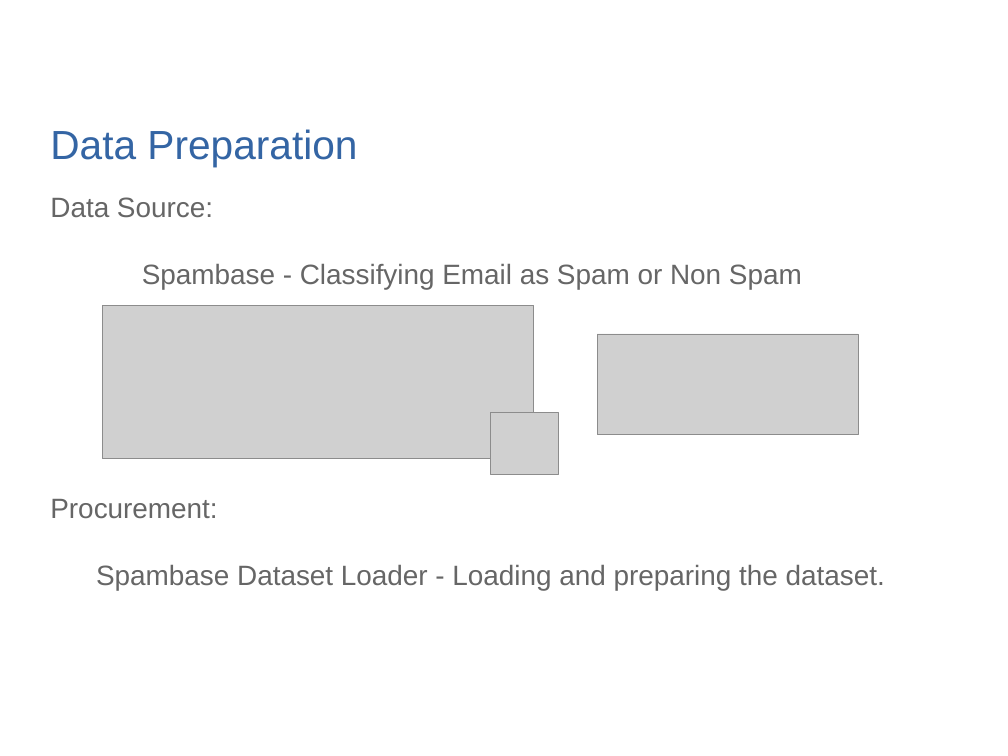
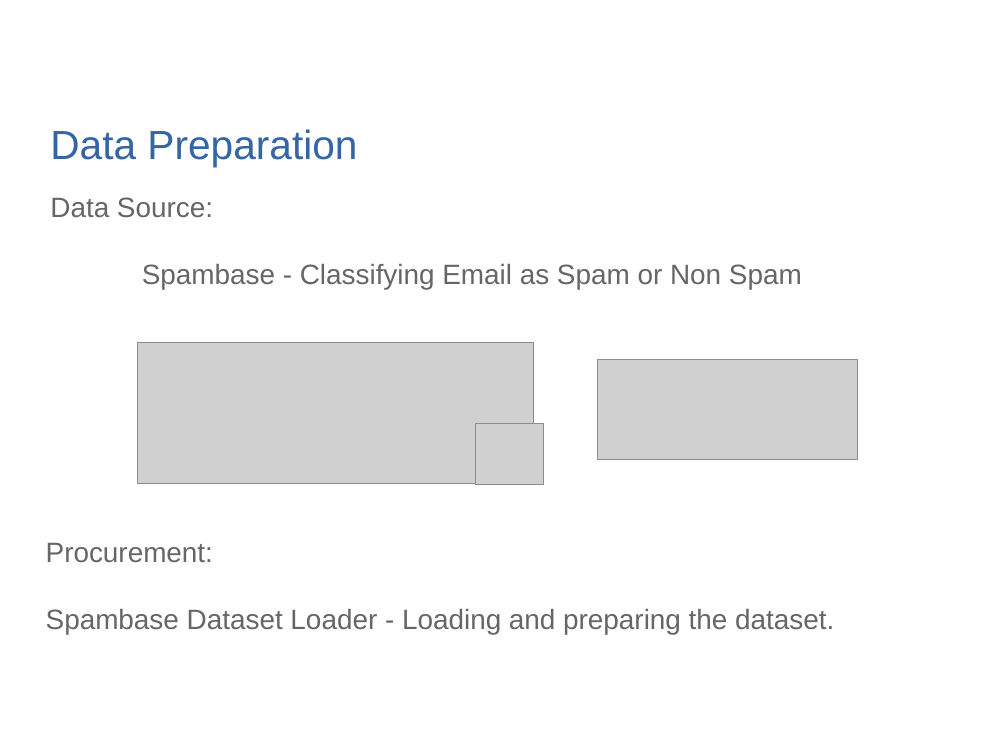
Before and after one commit to quickheaven/scs-3251-statistics-for-data-science, a slide deck: slide 3 of documents/Spam Email Classification - Arjie Cristobal.pptx. Drawn at 1008x756 pixels with LibreOffice and Linux fonts; fonts in the diff are those of the drawing; grey boxes stand for pictures; background and template pictures are left out. Boxes give left, top, right and bottom in pixels: in the first picture for what was removed or moved away, otherwise in the second. Text is boxed around its words. In the diff, an @@ line names an element or a change of style, - is before the commit and + after.

```diff
--- a/documents/Spam Email Classification - Arjie Cristobal.pptx
+++ b/documents/Spam Email Classification - Arjie Cristobal.pptx
@@ picture: place and size @@
-picture at (102, 306, 534, 459)
+picture at (137, 343, 534, 484)
@@ picture: place and size @@
-picture at (597, 334, 858, 434)
+picture at (597, 359, 858, 460)
@@ picture: place and size @@
-picture at (490, 413, 559, 475)
+picture at (476, 424, 543, 485)
@@ text at (50, 499, 885, 591): paragraphs removed @@
-Procurement:
-Spambase Dataset Loader - Loading and preparing the dataset.
@@ text added at (46, 543, 834, 634), 22 pt, text #666666 @@
+Procurement:
+Spambase Dataset Loader - Loading and preparing the dataset.
```
Also in this commit, not shown: 7 other slides changed.
